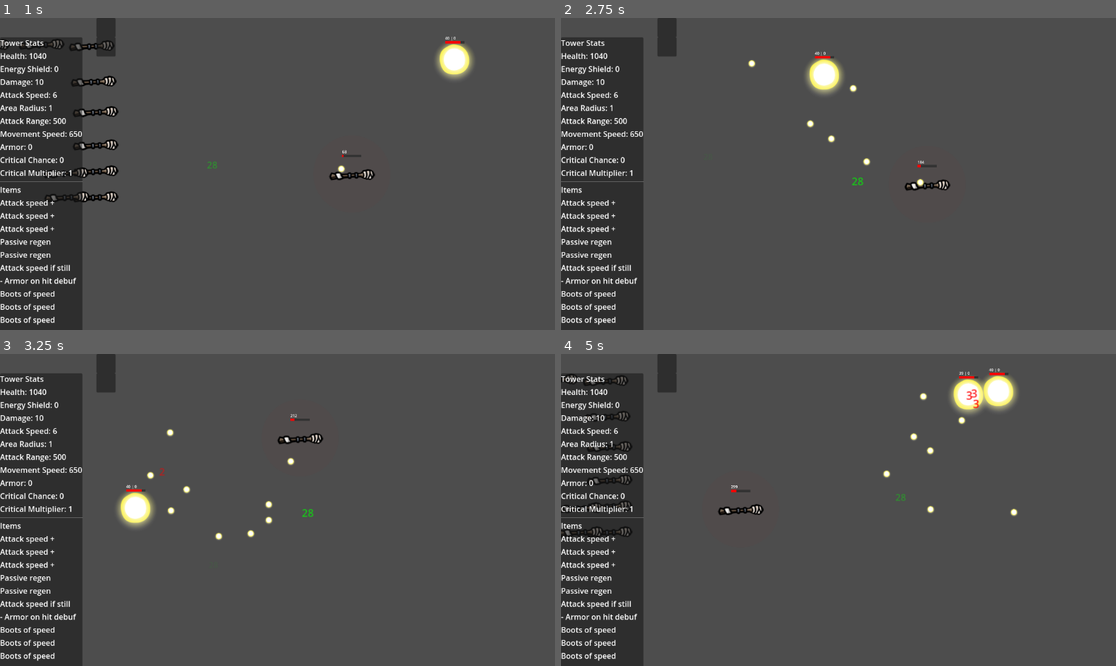
Above: before the commit, frames 1-4 (two rows, left to right).
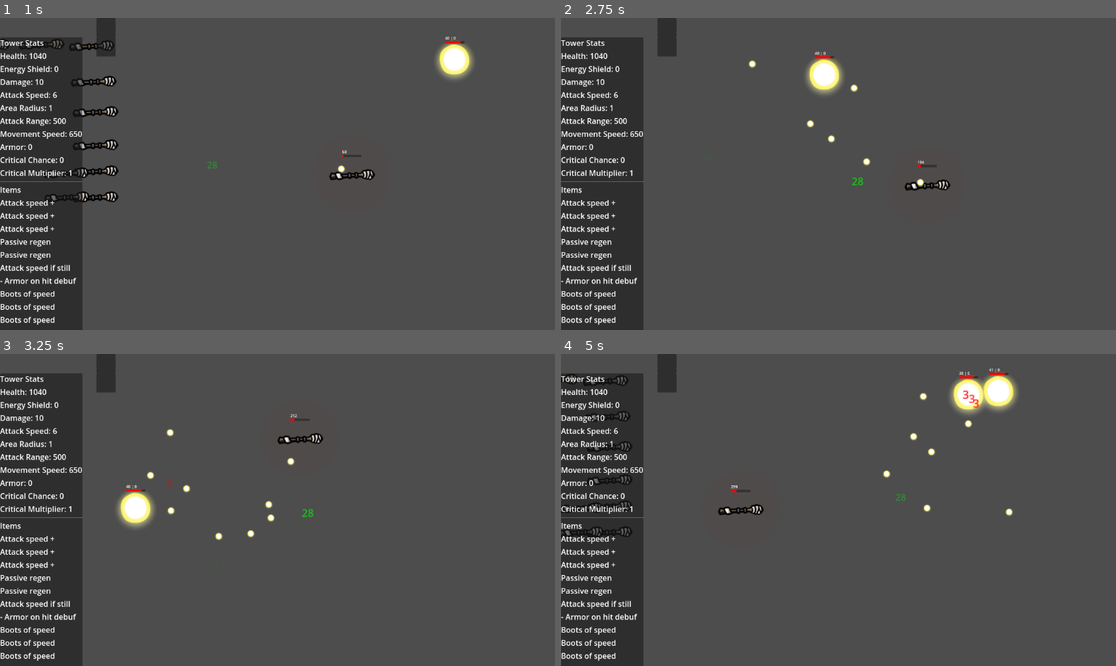
Above: after the commit, the same moments.

Repository: NathanAY/Broriskoftarainto
Game: Godot game, scene res://Scenes/Main.tscn
The game is run twice, just before and just after one commit, with the same random seed, the same clock (stepped at 60 frames per second) and the same inputs.
Inputs:
- Up to frame 1 (1 s): tap Enter (ui_accept) at 0.5, 0.77 s; hold Right (ui_right) from 0.53 s (still down)
- Up to frame 2 (2.75 s): release Right (ui_right) at 1.28 s; hold Down (ui_down) 1.28-2.03 s; tap Enter (ui_accept) at 1.52 s; hold Right (ui_right) from 2.03 s (still down)
- Up to frame 3 (3.25 s): release Right (ui_right) at 2.78 s; hold Up (ui_up) from 2.78 s (still down); tap Enter (ui_accept) at 3.02 s
- Up to frame 4 (5 s): release Up (ui_up) at 3.53 s; hold Left (ui_left) from 3.53 s (still down); tap Enter (ui_accept) at 3.77, 4.52 s

Frame 1 is identical in both runs. In frame 2, less than 0.1% of the frame differs, in the area x 33-54%, y 13-24%; in frame 3, less than 0.1%; in frame 4, 0.3%, in the area x 62-83%, y 4-52%.

Commit message:
Add enemy scaling for spawner. Improve homing projectile behaviour

Diff:
--- a/Scripts/Spawner.gd
+++ b/Scripts/Spawner.gd
@@ -1,14 +1,18 @@
 extends Node
 
 @export var spawn_interval = 2.0
+@export var health_growth_per_minute: float = 20.0
+@export var damage_growth_per_minute: float = 5.0
+
 var enemy_scene = preload("res://Scenes/Enemy.tscn")
 var screen_size
 var spawn_timer
 var modifiers: Array = []
 
+var elapsed_time: float = 0.0  # seconds since game start
+
 func _ready():
     screen_size = get_viewport().get_visible_rect().size
-    # Create and configure the timer
     spawn_timer = Timer.new()
     add_child(spawn_timer)
     spawn_timer.wait_time = spawn_interval
@@ -20,6 +24,9 @@
             modifiers.append(c)
     print("Spawner ready! Screen size: ", screen_size)
 
+func _process(delta: float) -> void:
+    elapsed_time += delta
+
 func _on_spawn_timer_timeout():
     spawn_enemy()
 
@@ -30,13 +37,30 @@
     var enemy = enemy_scene.instantiate()
     var tower_position: Vector2 = tower.global_position
     # Pick a random angle in radians
-    var angle = randf_range(0, TAU)  # TAU = 2 * PI
-    var radius = 500.0  # distance from tower/player
+    var angle = randf_range(0, TAU)
+    var radius = 500.0
     # Calculate spawn position in a circle around tower
     var spawn_position = tower_position + Vector2(cos(angle), sin(angle)) * radius
+    enemy.global_position = spawn_position
 
-    enemy.global_position = spawn_position
+    # ✅ Apply global modifiers (from child nodes)
     for mod in modifiers:
         mod.attach_to_enemy(enemy)
+
+    # ✅ Apply scaling
+    _apply_scaling(enemy)
+
     add_child(enemy)
     enemy.set_target_position(tower_position)
+
+func _apply_scaling(enemy: Node) -> void:
+    var stats = enemy.get_node_or_null("Stats")
+    if not stats:
+        return
+
+    var minutes = elapsed_time / 60.0
+    var extra_health = health_growth_per_minute * minutes
+    var extra_damage = damage_growth_per_minute * minutes
+
+    stats.set_base_stat("health", stats.stats["health"] + extra_health)
+    stats.set_base_stat("damage", stats.stats["damage"] + extra_damage)
--- a/Systems/Items/Modifiers/ChainModifier.gd
+++ b/Systems/Items/Modifiers/ChainModifier.gd
@@ -51,6 +51,7 @@
     if new_projectile.has_method("set_direction"):
         var dir = (to - source.global_position).normalized()
         new_projectile.set_direction(dir)
+        new_projectile.set_target(to)
 
     new_projectile.set_meta("ignore_enemy", ignore_enemy.get_path())
     new_projectile.set_meta("spawned_by_chain", true)
--- a/Systems/Items/Modifiers/spread_modifier.gd
+++ b/Systems/Items/Modifiers/spread_modifier.gd
@@ -43,7 +43,7 @@
         _spawn_extra(projectile, left_angle, damage)
         _spawn_extra(projectile, right_angle, damage)
 
-func _spawn_extra(source: Node, direction: Vector2, damage: float):
+func _spawn_extra(source: Projectile, direction: Vector2, damage: float):
     var p: Projectile = projectile_scene.instantiate()
     p.damage = damage
     p.base_speed = source.base_speed
@@ -52,4 +52,5 @@
     p.global_position = source.global_position
     if p.has_method("set_direction"):
         p.set_direction(direction)
+        p.set_target(source.target)
     get_tree().current_scene.add_child(p)
--- a/Systems/weapon/homing_behavior.gd
+++ b/Systems/weapon/homing_behavior.gd
@@ -1,4 +1,3 @@
-# HomingBehavior.gd
 extends Node
 
 @export var homing_strength: float = 2.0   # radians per second
@@ -7,11 +6,18 @@
 var holder: Node
 var projectile: Projectile
 var target: Node = null
+var target_position: Vector2
 
 func _ready():
     projectile = get_parent()
     if not projectile or not projectile.has_method("set_direction"):
         queue_free()
+        return
+
+    # ✅ copy target from projectile if it has one
+    if projectile.target:
+        target = projectile.target
+        target_position = target.global_position
 
 func _physics_process(delta):
     if not projectile:
@@ -34,22 +40,25 @@
 func _find_target() -> Node:
     var closest_target: Node = null
     var closest_dist = INF
-    # Get all nodes in the scene
-    for node in get_tree().get_nodes_in_group("damageable"): # or iterate all nodes if you want
-        # Skip self
+
+    for node in get_tree().get_nodes_in_group("damageable"):
         if node == holder:
             continue
-        # Skip if node is in any of the hold_owner's groups
+
+        # skip allies (same groups as holder except "damageable")
         var skip = false
-        for g in holder.get_groups().filter(func(group): return  group != "damageable"):
+        for g in holder.get_groups():
+            if g == "damageable":
+                continue
             if node.is_in_group(g):
                 skip = true
                 break
         if skip:
             continue
-        # Check distance
-        var dist = holder.global_position.distance_to(node.global_position)
+
+        var dist = target_position.distance_to(node.global_position)
         if dist <= homing_range and dist < closest_dist:
             closest_dist = dist
             closest_target = node
+
     return closest_target
--- a/Systems/weapon/pistol_weapon.gd
+++ b/Systems/weapon/pistol_weapon.gd
@@ -18,6 +18,7 @@
     if p.has_method("set_direction"):
         var dir = (targets[0].global_position - holder.global_position).normalized()
         p.set_direction(dir)
+        p.set_target(targets[0])
 
     holder.get_tree().current_scene.add_child(p)
     event_manager.emit_event("on_attack", [{"projectile": p, "weapon": self}])
--- a/Systems/weapon/projectile.gd
+++ b/Systems/weapon/projectile.gd
@@ -1,4 +1,3 @@
-#projectile.gd
 extends Area2D
 class_name Projectile
 
@@ -8,13 +7,14 @@
 
 var event_manager: EventManager = null
 
-#groups to ignore (friendly fire)
+# groups to ignore (friendly fire)
 var ignore_groups: Array = []
 
+# Optional target (only used by homing behaviors)
+var target: Node = null
+
 func _ready():
-    #emit_signal("projectile_created", self)
     connect("body_entered", Callable(self, "_on_area_entered"))
-#	body_entered.connect(_on_body_entered)
     # Automatically remove projectile after 2 seconds if it doesn't hit anything
     await get_tree().create_timer(2.0).timeout
     queue_free()
@@ -32,10 +32,13 @@
 func set_direction(target_direction: Vector2):
     direction = target_direction.normalized()
     if not event_manager:
-        print("Projectile.gd: no event_manage")
+        print("Projectile.gd: no event_manager")
+
+# ✅ new method for assigning a target (used by homing behaviors or effects)
+func set_target(t: Node):
+    target = t
 
 func _on_area_entered(body):
-    #print("Projectile hit!" + body.name)
     for group in ignore_groups:
         if body.is_in_group(group):
             return
--- a/Systems/weapon/shotgun_weapon.gd
+++ b/Systems/weapon/shotgun_weapon.gd
@@ -25,6 +25,7 @@
             p.set_ignore_groups(ignoreGroups)
         if p.has_method("set_direction"):
             p.set_direction(rotated)
+            p.set_target(targets[0])
 
         holder.get_tree().current_scene.add_child(p)
         event_manager.emit_event("on_attack", [{"projectile": p, "weapon": self}])
